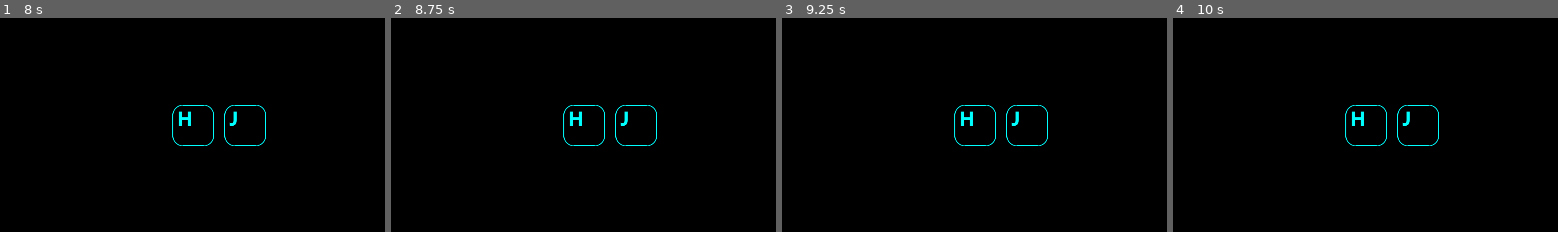
Above: before the commit, frames 1-4 (left to right).
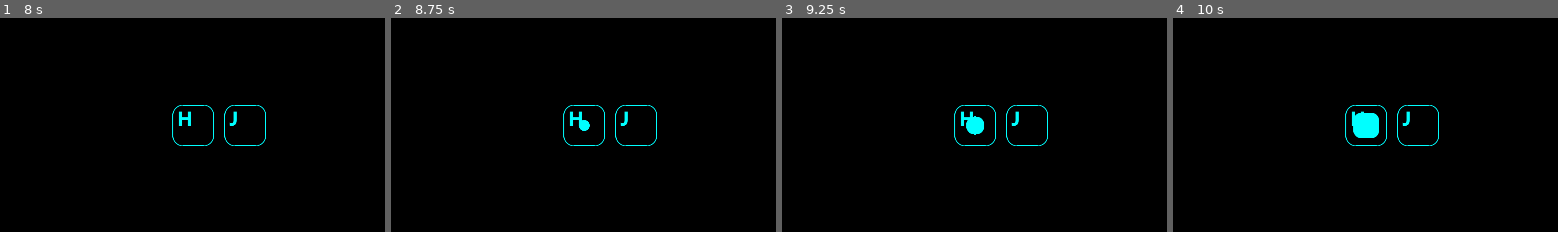
Above: after the commit, the same moments.

Repository: hedgemandan/2025-InfinityJam
Game: Godot game, scene res://Scenes/main_scene.tscn
Same seed, same stepped clock (60 frames per second), same inputs: the game is played once before the commit and once after it.
Inputs:
- Up to frame 1 (8 s): tap Enter at 0.5, 2, 3.5 s; tap 0 every 1.5 s from 0.6 to 6.6 s; tap Space at 0.77, 1.25, 1.52, 2.75, 3.02, 3.77, 4.25, 4.52, 6.02, 6.77, 7.52 s; tap 9 every 1.5 s from 1.35 to 7.35 s
- Up to frame 2 (8.75 s): tap 0 at 8.1 s
- Up to frame 3 (9.25 s): tap 9 at 8.85 s; tap Space at 9.02 s
- Up to frame 4 (10 s): tap 0 at 9.6 s; tap Space at 9.77 s
The pictures show only the part of the screen within x 21-71%, y 26-76%; the shares and areas given below are measured in that part.

Frame 1 is identical in both runs. In frame 2, 0.1% of the frame differs, in the area x 48-52%, y 47-53%; in frame 3, 0.3%; in frame 4, 0.7%, in the area x 46-54%, y 44-57%.

Commit message:
Update main_scene.gd

Diff:
--- a/2_Project/RhythmQWERTY/Scripts/main_scene.gd
+++ b/2_Project/RhythmQWERTY/Scripts/main_scene.gd
@@ -101,6 +101,7 @@
 	global.gamestate == 0
 	global.gamestep = 0
 	global.numberoffbuttonsvisible = 2
+	global.clickablebuttons.clear()
 	global.correcthits = 0
 	global.incorrecthits = 0
 	var all_animated_nodes = get_tree().get_nodes_in_group("animated_nodes")
